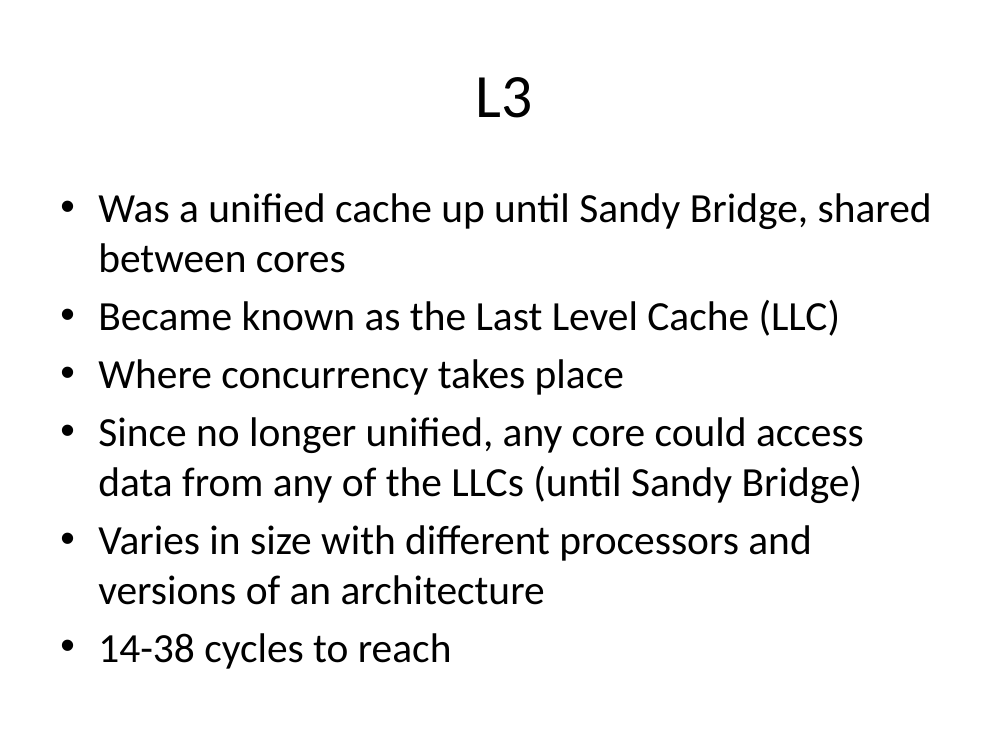
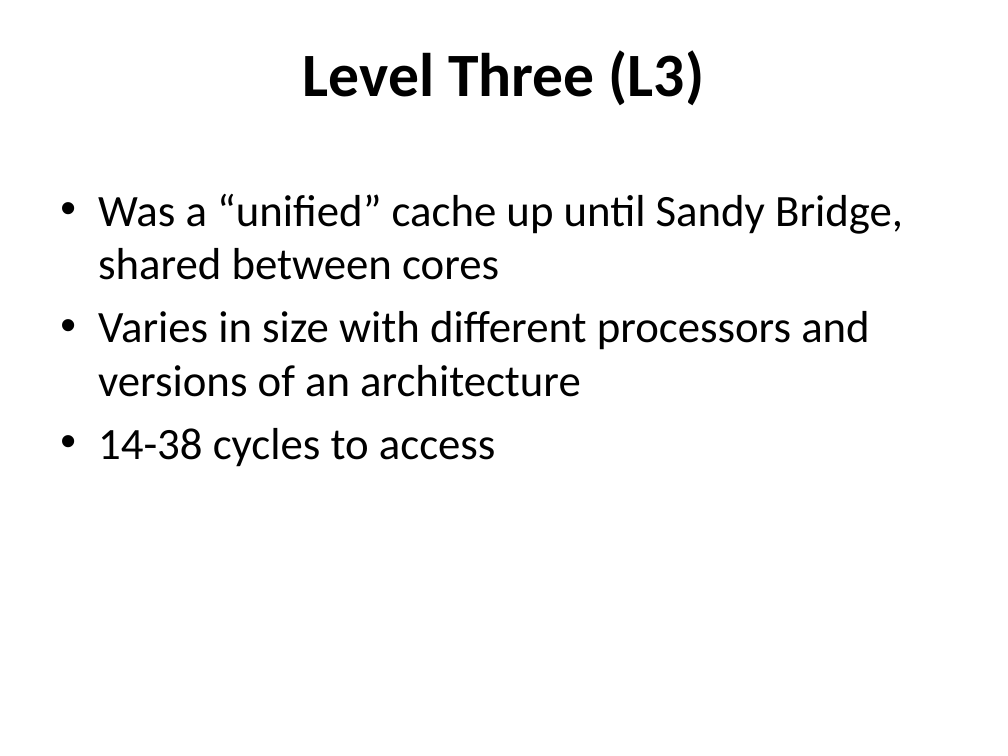
Before and after one commit to jamie-allen/cpu_caches, a slide deck: slide 28 of cpu_caches.pptx (slide 22 before the commit). Drawn at 1008x756 pixels with LibreOffice and Linux fonts; fonts in the diff are those of the drawing; background and template pictures are left out. Boxes give left, top, right and bottom in pixels: in the first picture for what was removed or moved away, otherwise in the second. Text is boxed around its words. In the diff, an @@ line names an element or a change of style, - is before the commit and + after.

```diff
--- a/cpu_caches.pptx
+++ b/cpu_caches.pptx
@@ title "Level Three (L3)" at (303,50,704,105): vertical alignment middle to top @@
@@ title at (303,50,704,105): text changed; bold on @@
-L3
+Level Three (L3)
@@ text at (98,194,903,280): text changed; size 29.6 to 32 pt @@
-• Was a unified cache up until Sandy Bridge, shared between cores
-• Became known as the Last Level Cache (LLC)
-• Where concurrency takes place
-• Since no longer unified, any core could access data from any of the LLCs (until Sandy Bridge)
+• Was a “unified” cache up until Sandy Bridge, shared between cores
@@ text at (98,311,870,397): size 29.6 to 32 pt in "Varies in size with different processors and ..." @@
@@ text at (98,428,496,467): text changed; size 29.6 to 32 pt @@
-• 14-38 cycles to reach
+• 14-38 cycles to access
```
Also in this commit, not shown: 35 other slides changed, 8 slides added, 4 slides removed, 1 other file.
